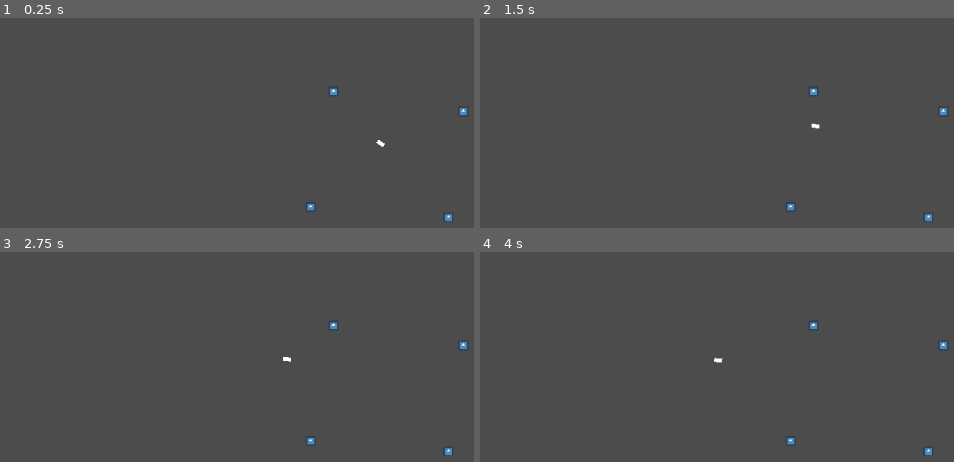
Above: before the commit, frames 1-4 (two rows, left to right).
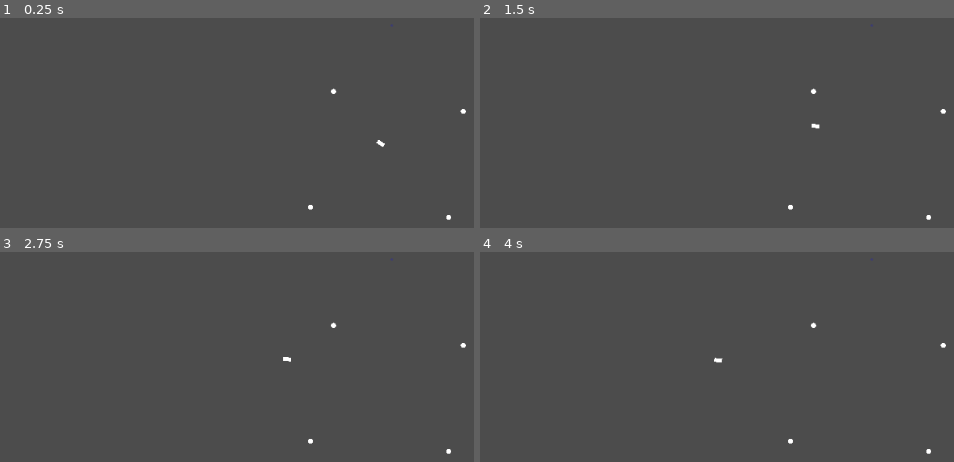
Above: after the commit, the same moments.

Repository: AdaLollA/ant-sim
Game: Godot game, scene res://Sim.tscn
The game is run twice, just before and just after one commit, with the same random seed, the same clock (stepped at 60 frames per second) and the same inputs. The engine's default icon, where the game draws it, is replaced by a stand-in: a white triangle on a blue panel in a dark square.
Inputs (mouse positions are in pixels of both pictures, inside the frame that each line leads up to):
- Up to frame 1 (0.25 s): no input
- Up to frame 2 (1.5 s): move the mouse to (outside the picture) at 0.52 s; tap Enter at 1.25 s; move the mouse to (717, 160) at 1.27 s
- Up to frame 3 (2.75 s): tap Space at 2 s; move the mouse to (outside the picture) at 2.02 s
- Up to frame 4 (4 s): tap Enter at 2.75 s; move the mouse to (outside the picture) at 2.77 s; tap Space at 3.5 s; move the mouse to (outside the picture) at 3.52 s

The runs differ from the first frame. In frame 1, 0.2% of the frame differs, in the area x 64-99%, y 3-97%; in frame 2, 0.2%; in frame 3, 0.2%; in frame 4, 0.2%.

Commit message:
pheromone init

Diff:
--- a/Ant.gd
+++ b/Ant.gd
@@ -36,3 +36,9 @@
 func _on_Mouth_area_entered(area):
 	target = null
 	area.get_parent().queue_free()
+	rotate(PI)
+	# todo ant is now carrying food
+
+func _on_PheromoneDropTimer_timeout():
+	print('tick')
+	pass # Replace with function body.
--- a/Ant.tscn
+++ b/Ant.tscn
@@ -67,8 +67,12 @@
 [node name="CollisionShape2D" type="CollisionShape2D" parent="Mouth"]
 position = Vector2( 5.5, 0 )
 shape = SubResource( 5 )
+
+[node name="PheromoneDropTimer" type="Timer" parent="."]
+autostart = true
 [connection signal="area_entered" from="Left" to="." method="_on_Left_area_entered"]
 [connection signal="area_entered" from="Right" to="." method="_on_Right_area_entered"]
 [connection signal="area_entered" from="Front" to="." method="_on_Front_area_entered"]
 [connection signal="area_entered" from="Eyes" to="." method="_on_Eyes_area_entered"]
 [connection signal="area_entered" from="Mouth" to="." method="_on_Mouth_area_entered"]
+[connection signal="timeout" from="PheromoneDropTimer" to="." method="_on_PheromoneDropTimer_timeout"]
--- a/Food.tscn
+++ b/Food.tscn
@@ -1,9 +1,9 @@
 [gd_scene load_steps=3 format=2]
 
-[ext_resource path="res://icon.png" type="Texture" id=1]
+[ext_resource path="res://circle.png" type="Texture" id=1]
 
 [sub_resource type="CircleShape2D" id=1]
-radius = 31.5629
+radius = 16.647
 
 [node name="Food" type="Sprite"]
 scale = Vector2( 0.2, 0.2 )
--- /dev/null
+++ b/Pheromone.gd
@@ -0,0 +1,5 @@
+extends Sprite
+
+func _ready():
+	modulate = Color(0,0,1,.2) # blue
+	pass
--- a/Sim.tscn
+++ b/Sim.tscn
@@ -1,8 +1,13 @@
-[gd_scene load_steps=4 format=2]
+[gd_scene load_steps=7 format=2]
 
 [ext_resource path="res://Ant.tscn" type="PackedScene" id=1]
 [ext_resource path="res://Sim.gd" type="Script" id=2]
 [ext_resource path="res://Food.tscn" type="PackedScene" id=3]
+[ext_resource path="res://circle.png" type="Texture" id=4]
+[ext_resource path="res://Pheromone.gd" type="Script" id=5]
+
+[sub_resource type="CircleShape2D" id=1]
+radius = 16.1517
 
 [node name="Sim" type="Node2D"]
 script = ExtResource( 2 )
@@ -21,3 +26,16 @@
 
 [node name="Food4" parent="." instance=ExtResource( 3 )]
 position = Vector2( 576.707, 403.034 )
+
+[node name="Pheromone" type="Sprite" parent="."]
+position = Vector2( 504, 157 )
+scale = Vector2( 0.1, 0.1 )
+texture = ExtResource( 4 )
+script = ExtResource( 5 )
+
+[node name="Area2D" type="Area2D" parent="Pheromone"]
+collision_layer = 2
+collision_mask = 0
+
+[node name="CollisionShape2D" type="CollisionShape2D" parent="Pheromone/Area2D"]
+shape = SubResource( 1 )
Binary file added: circle.png
Not shown, added: circle.png.import
